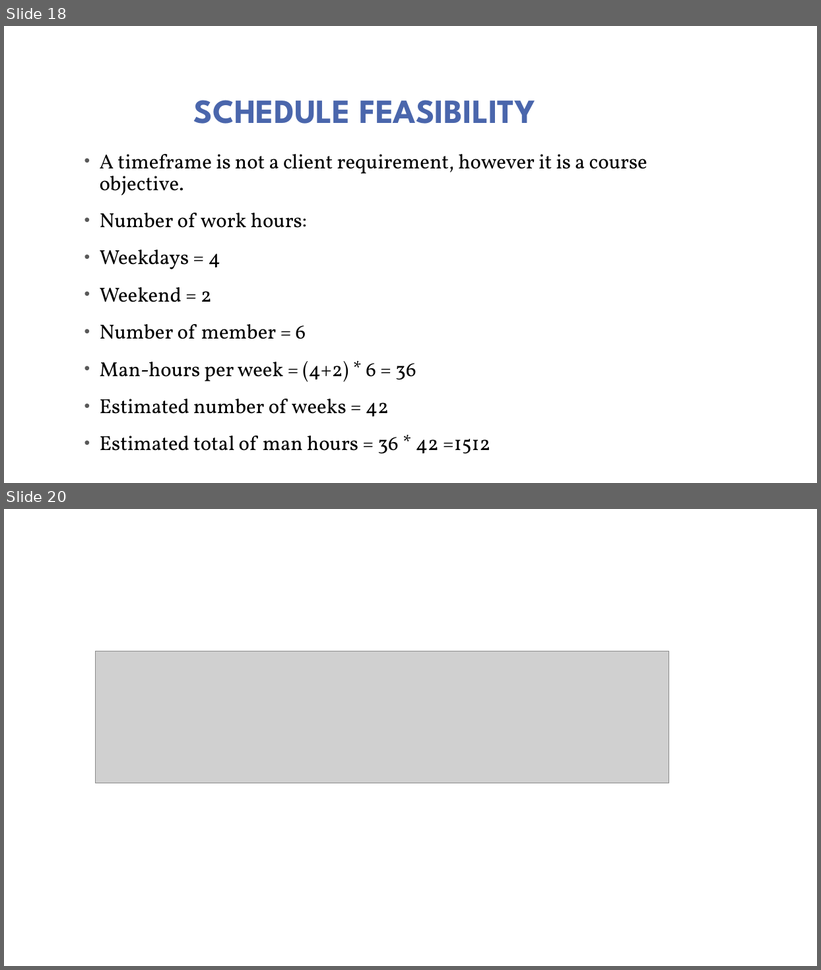
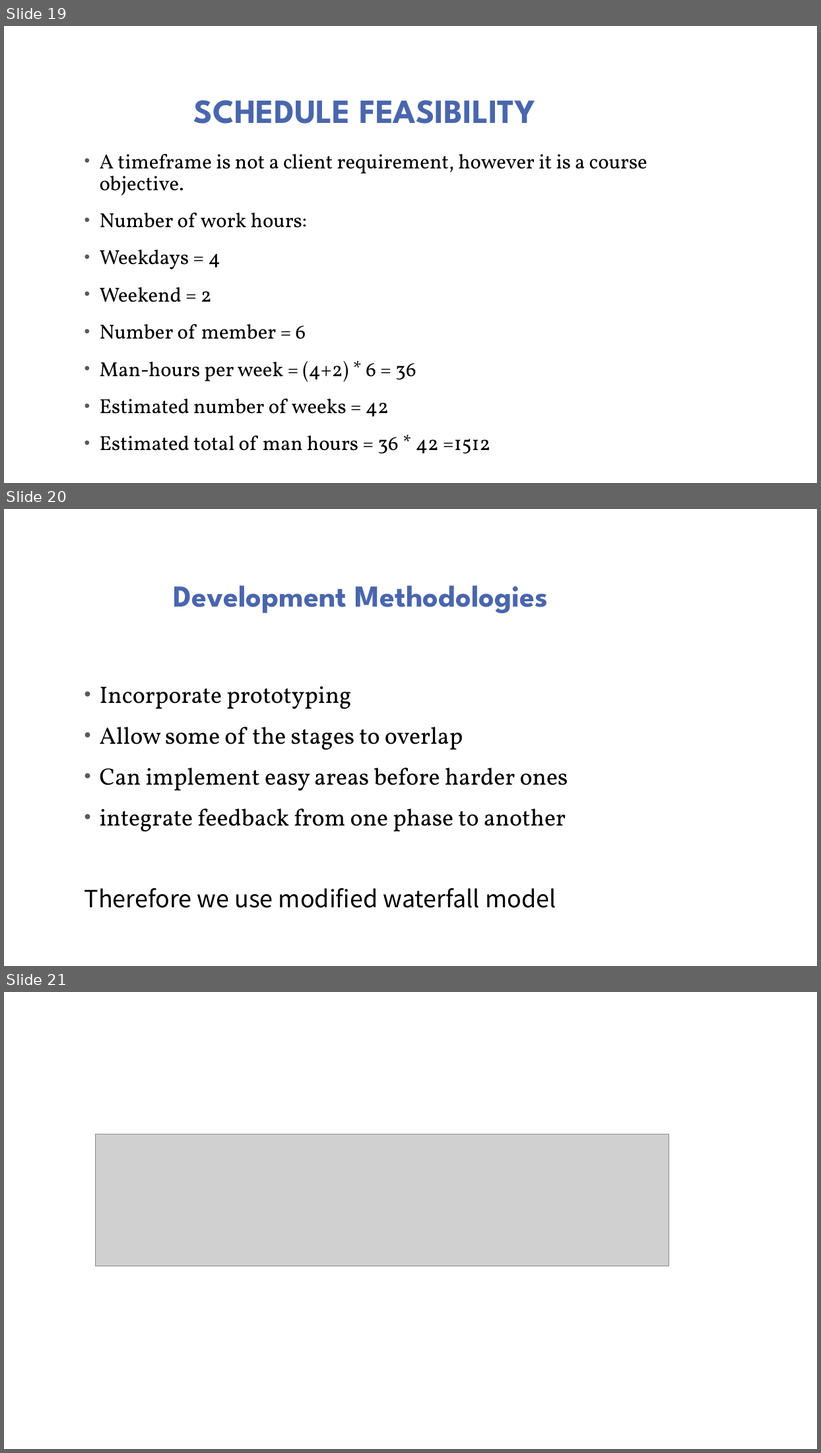
Before and after one commit to Dhanushka-Sanjaya/2nd-year-Group-Project, a slide deck: presentation/GROUP 13.pptx. Shown one above the other, each under a label of ours: slides 18 and 20 before the commit, slides 19, 20 and 21 after it; the slides between them are not shown. The pictures are 821x970 and 821x1453 pixels, drawn with LibreOffice and Linux fonts; fonts in the diff are those of the drawing; grey boxes stand for pictures; background and template pictures are left out. Boxes give left, top, right and bottom in pixels: in the first picture for what was removed or moved away, otherwise in the second. Text is boxed around its words. In the diff, an @@ line names an element or a change of style, - is before the commit and + after.

```diff
--- a/presentation/GROUP 13.pptx
+++ b/presentation/GROUP 13.pptx
@@ slide 20 added at box(4, 509, 817, 966), background picture (left out) @@
@@ title added at box(174, 586, 548, 613), 36 pt, text #4A66AC, bold @@
+Development Methodologies
@@ text added at box(85, 687, 568, 908), 28 pt, text #000000 @@
+• Incorporate prototyping
+• Allow some of the stages to overlap
+• Can implement easy areas before harder ones
+• integrate feedback from one phase to another
+Therefore we use modified waterfall model
@@ what was slide 18 is now slide 19 @@
@@ what was slide 20 is now slide 21 @@
```
Also in this commit, not shown: 4 slides changed, 4 other slides added, 4 slides removed.
